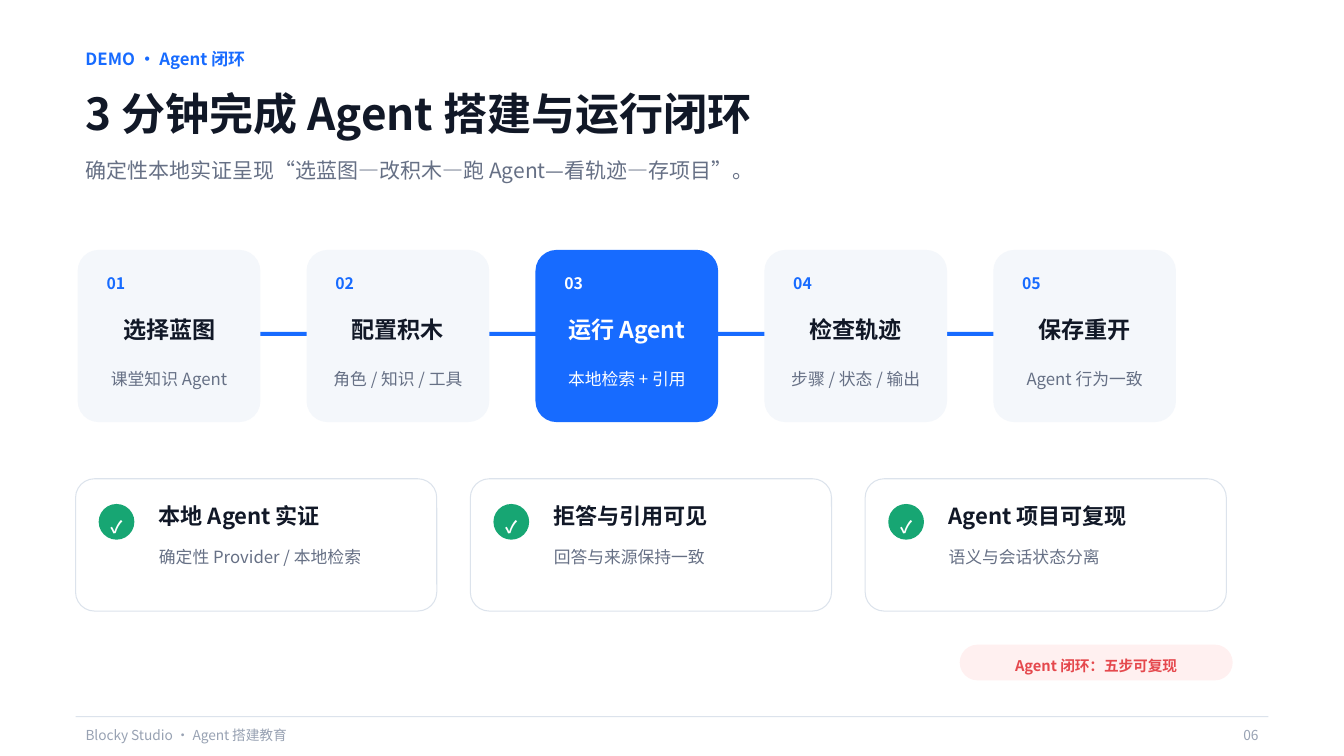
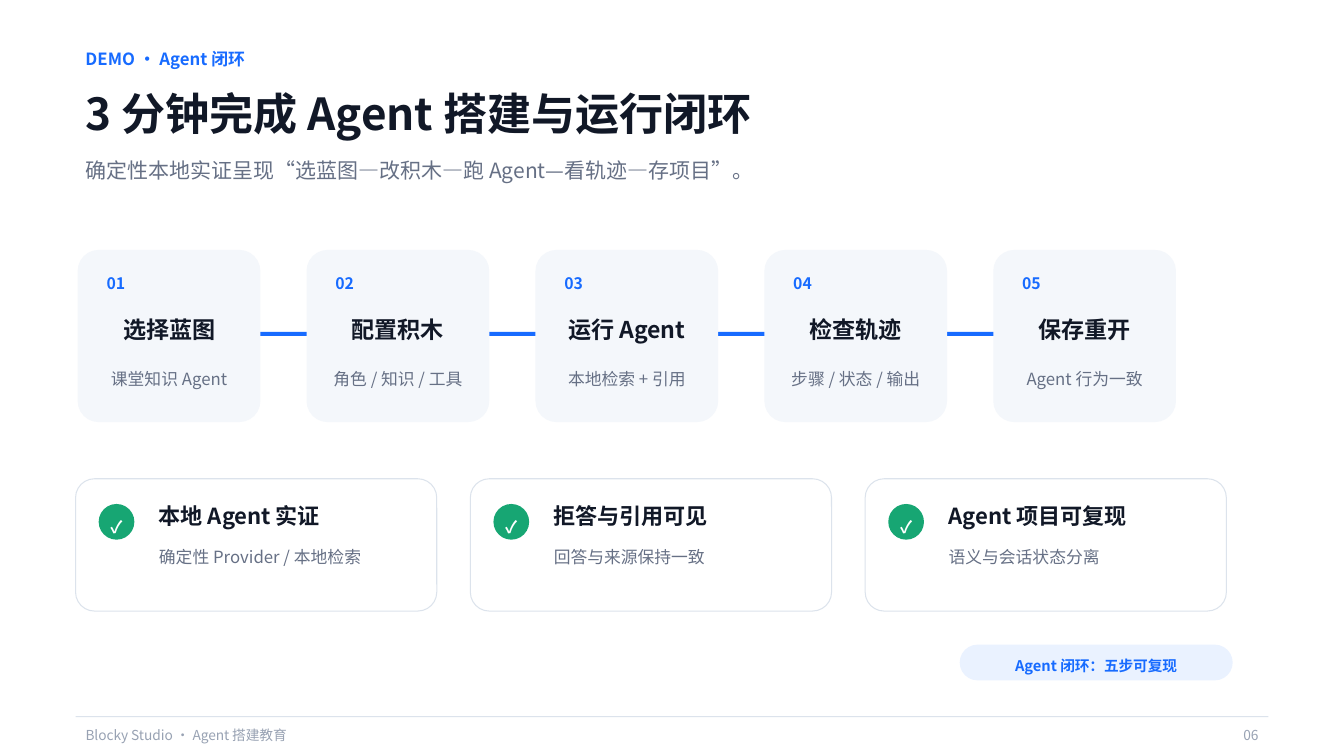
Before and after one commit to q2955161835-debug/Blocky-AI, a slide deck: slide 6 of PPT与商业计划书/Blocky-Studio-息壤杯-AI+教育.pptx. Drawn at 1344x756 pixels with LibreOffice and Linux fonts; fonts in the diff are those of the drawing. Boxes give left, top, right and bottom in pixels: in the first picture for what was removed or moved away, otherwise in the second. Text is boxed around its words. In the diff, an @@ line names an element or a change of style, - is before the commit and + after.

Commit message:
docs: unify competition deck color semantics

```diff
--- a/PPT与商业计划书/Blocky-Studio-息壤杯-AI+教育.pptx
+++ b/PPT与商业计划书/Blocky-Studio-息壤杯-AI+教育.pptx
@@ rounded rectangle at [535, 250, 718, 422]: fill #176BFF to #F4F7FB @@
@@ text "03" at [564, 277, 583, 289]: text colour #FFFFFF to #176BFF @@
@@ text "运行 Agent" at [568, 318, 686, 344]: text colour #FFFFFF to #111827 @@
@@ text "本地检索 + 引用" at [568, 371, 686, 387]: text colour #FFFFFF to #667085 @@
@@ rounded rectangle at [960, 645, 1233, 681]: fill #FFF0F0 to #EAF2FF @@
@@ text "Agent 闭环：五步可复现" at [1015, 658, 1177, 675]: text colour #E5484D to #176BFF @@
```
Also in this commit, not shown: 12 other slides changed, 1 other file.
